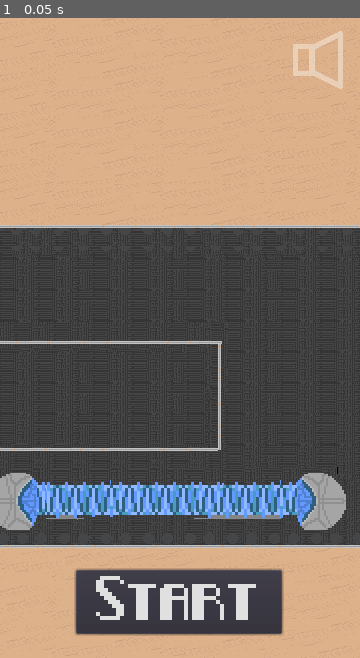
Above: before the commit, frame 1.
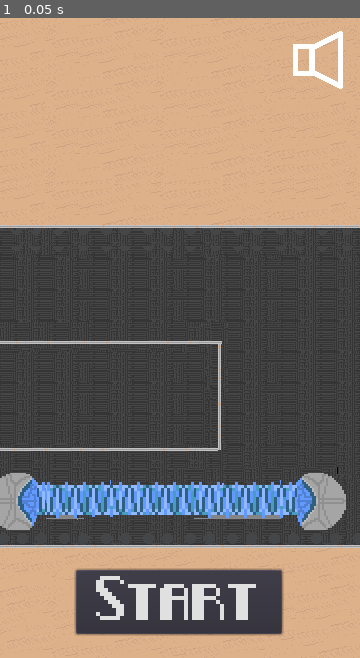
Above: after the commit, the same moment.

Repository: JordonR96/Hyper-Planet
Game: Godot game, scene res://Main.tscn
The game is run twice, just before and just after one commit, with the same random seed, the same clock (stepped at 60 frames per second) and the same inputs. Sound files missing from this copy of the repository are replaced by a short silence.
Inputs:
- Up to frame 1 (0.05 s): no input

The runs differ from the first frame. In frame 1, 0.4% of the frame differs, in the area x 81-96%, y 2-12%.

Commit message:
minor updates
mute button no longer disables when not playing

disabled collision on explosiions after 0.5 secong (can be adjustied in explosionA.tscn/HitBoxTimer)

Diff:
--- a/Explosions/ExplosionA.gd
+++ b/Explosions/ExplosionA.gd
@@ -1,5 +1,6 @@
 extends 'res://EnemyScenes/Enemy.gd'
 var sound = false
+var allow_collision = true
 
 export (String) var animation_name
 
@@ -10,6 +11,7 @@
 func _ready():
 
 	$AnimationPlayer.play(animation_name)
+	$HitBoxTimer.start()
 	play_sound()
 ## TODO need connecting signal from main that when called will just que free
 func _on_destroy_all_enemies():
@@ -24,11 +26,16 @@
 	pass
 
 func _on_Enemy_area_entered(area):
-	if (area.has_method('take_damage')):
-		area.take_damage(1)
+	if (allow_collision):
+		if (area.has_method('take_damage')):
+			area.take_damage(1)
 
 func _on_AnimationPlayer_animation_finished(anim_name):
 	queue_free()
 
 func _on_LifeTimer_timeout():
 	pass
+
+
+func _on_HitBoxTimer_timeout():
+	allow_collision = false
--- a/Explosions/ExplosionA.tscn
+++ b/Explosions/ExplosionA.tscn
@@ -57,3 +57,7 @@
 
 [node name="AudioStreamPlayer2D" parent="." index="4"]
 stream = ExtResource( 4 )
+
+[node name="HitBoxTimer" type="Timer" parent="." index="5"]
+wait_time = 0.5
+[connection signal="timeout" from="HitBoxTimer" to="." method="_on_HitBoxTimer_timeout"]
--- a/Explosions/ExplosionB.gd
+++ b/Explosions/ExplosionB.gd
@@ -1,4 +1,4 @@
-extends 'ExplosionA'
+extends 'ExplosionA.gd'
 
 
 # Declare member variables here. Examples:
--- a/Main.gd
+++ b/Main.gd
@@ -53,7 +53,7 @@
 # Called when the node enters the scene tree for the first time.
 func _ready():
 	$Camera2D/HUD/MuteButton.set_button_icon(soundOnImagePath)
-	$Camera2D/HUD/MuteButton.disabled = true
+
 
 	playing = false
 	$Camera2D.make_current();
@@ -100,7 +100,7 @@
 	player = playerScene.instance()
 	add_child(player)
 
-	$Camera2D/HUD/MuteButton.disabled = false
+
 	if (sound):
 		$Music.play()
 
@@ -235,7 +235,6 @@
 	$Camera2D/HUD/ScoreLabel.hide()
 	$Camera2D/HUD/GameOver.show()
 	$Camera2D/HUD/GameOver.text = 'Game Over\n Score: ' + str(score)
-	$Camera2D/HUD/MuteButton.disabled = true
 	$Music.stop()
 	## TODOD here we play gameover tune
 
Binary file changed: Art/tiles/BackgroundNew.png
Binary file changed: Art/tiles/NewTestBg.aseprite
